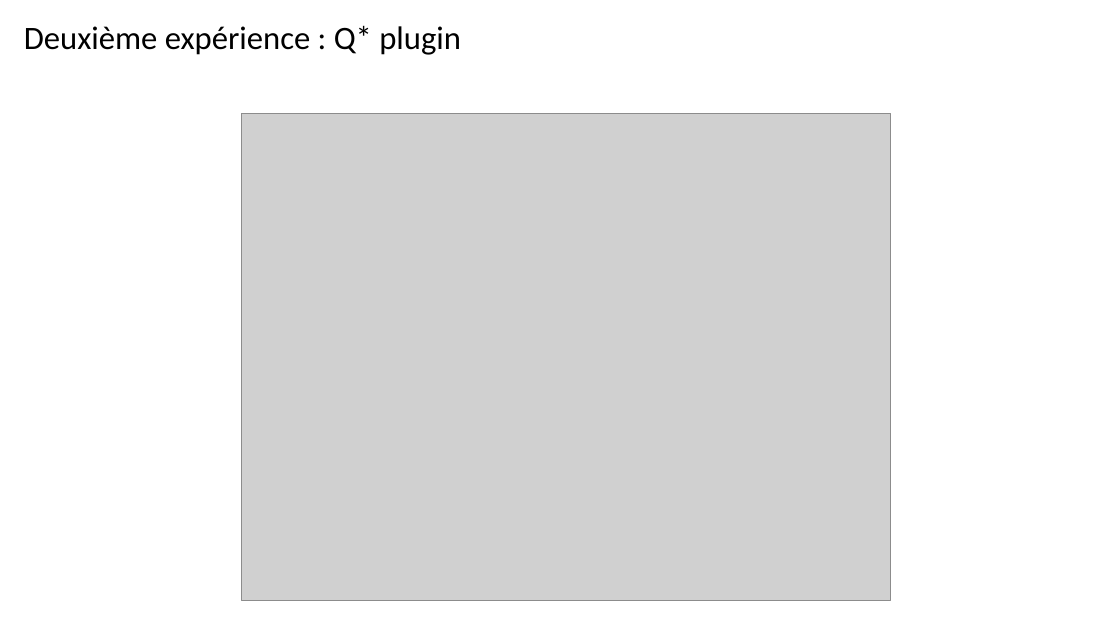
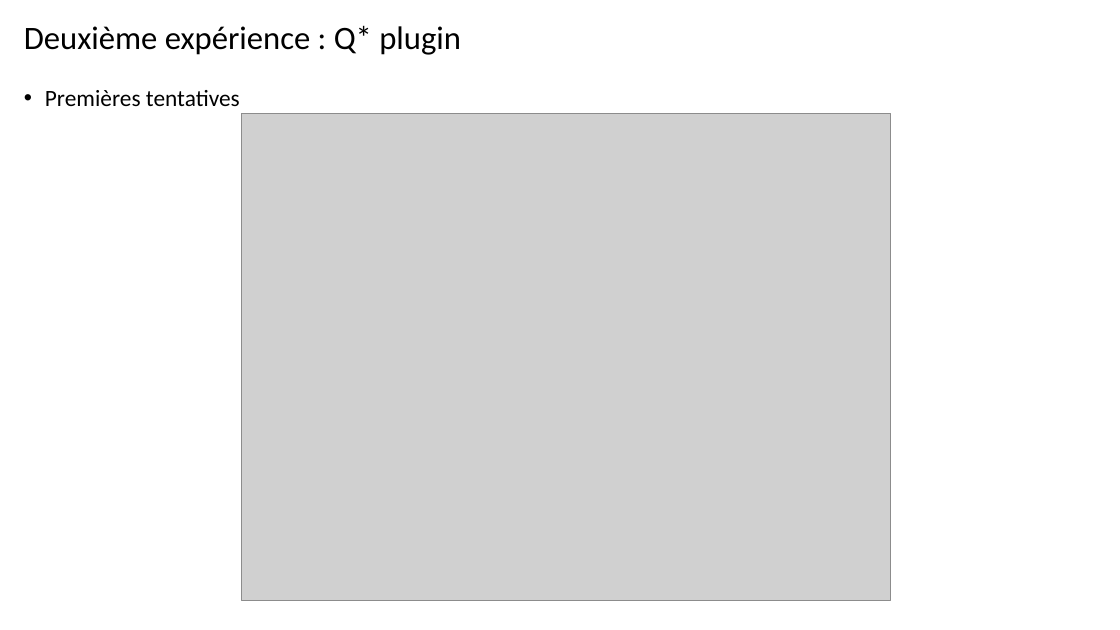
Before and after one commit to etiennedupont/Research_projects, a slide deck: slide 11 of RL/DDPG/pres_120219.pptx. Drawn at 1120x630 pixels with LibreOffice and Linux fonts; fonts in the diff are those of the drawing; grey boxes stand for pictures. Boxes give left, top, right and bottom in pixels: in the first picture for what was removed or moved away, otherwise in the second. Text is boxed around its words. In the diff, an @@ line names an element or a change of style, - is before the commit and + after.

```diff
--- a/RL/DDPG/pres_120219.pptx
+++ b/RL/DDPG/pres_120219.pptx
@@ text added at bbox=[45, 90, 240, 106], 20 pt, text #000000 @@
+• Premières tentatives
```
Also in this commit, not shown: 3 other slides changed, 2 slides added, 2 other files.
